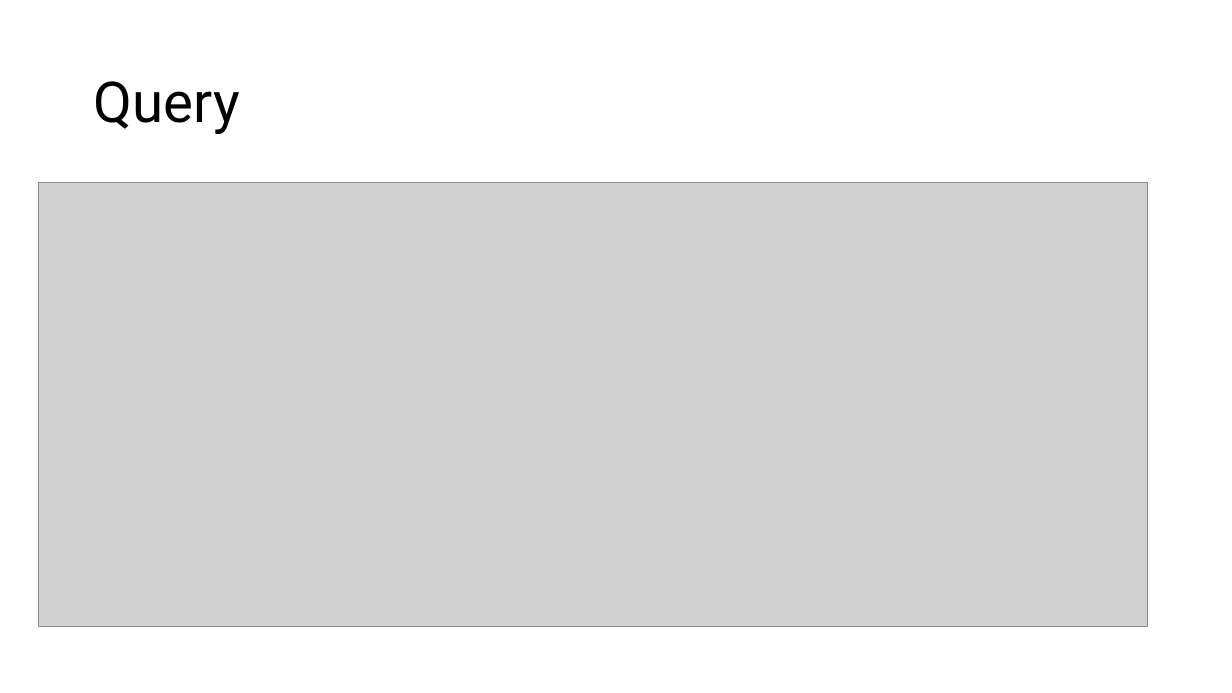
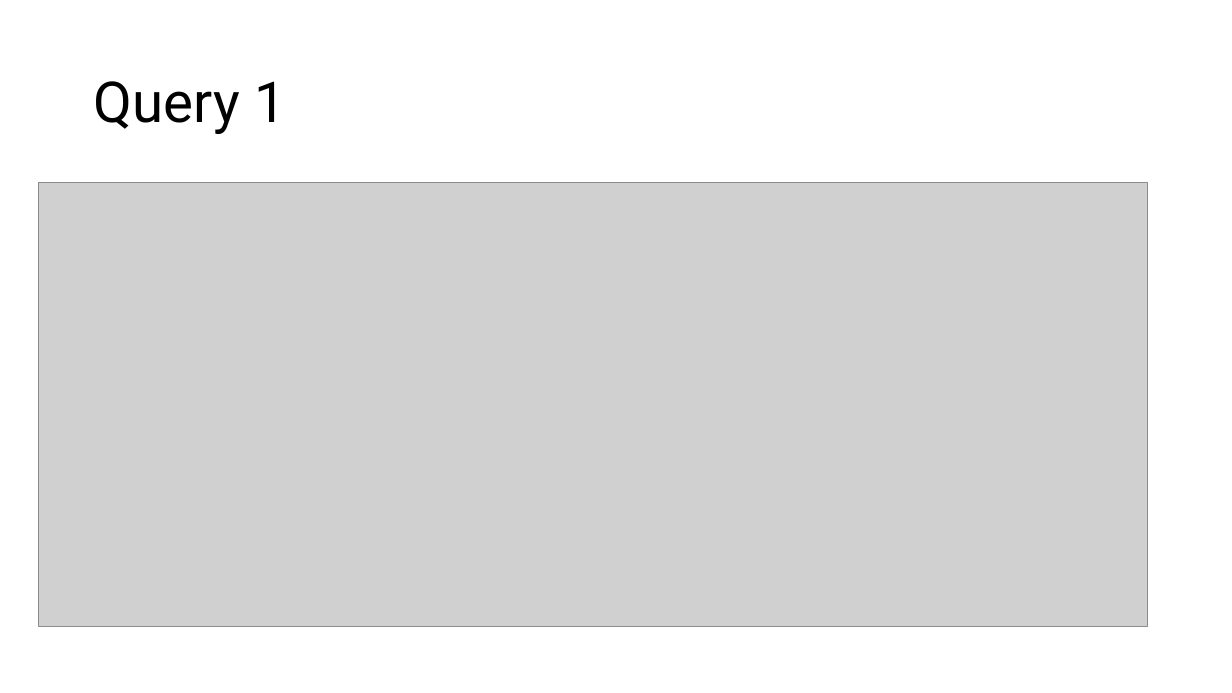
Before and after one commit to dpalieks/AuraDBKnowledgeGraphCreation, a slide deck: slide 3 of AuraDB Knowledge Graph Creation.pptx. Drawn at 1232x693 pixels with LibreOffice and Linux fonts; fonts in the diff are those of the drawing; grey boxes stand for pictures. Boxes give left, top, right and bottom in pixels: in the first picture for what was removed or moved away, otherwise in the second. Text is boxed around its words. In the diff, an @@ line names an element or a change of style, - is before the commit and + after.

```diff
--- a/AuraDB Knowledge Graph Creation.pptx
+++ b/AuraDB Knowledge Graph Creation.pptx
@@ title at [94, 81, 286, 134]: text changed @@
-Query
+Query 1
```
Also in this commit, not shown: 2 slides added.
